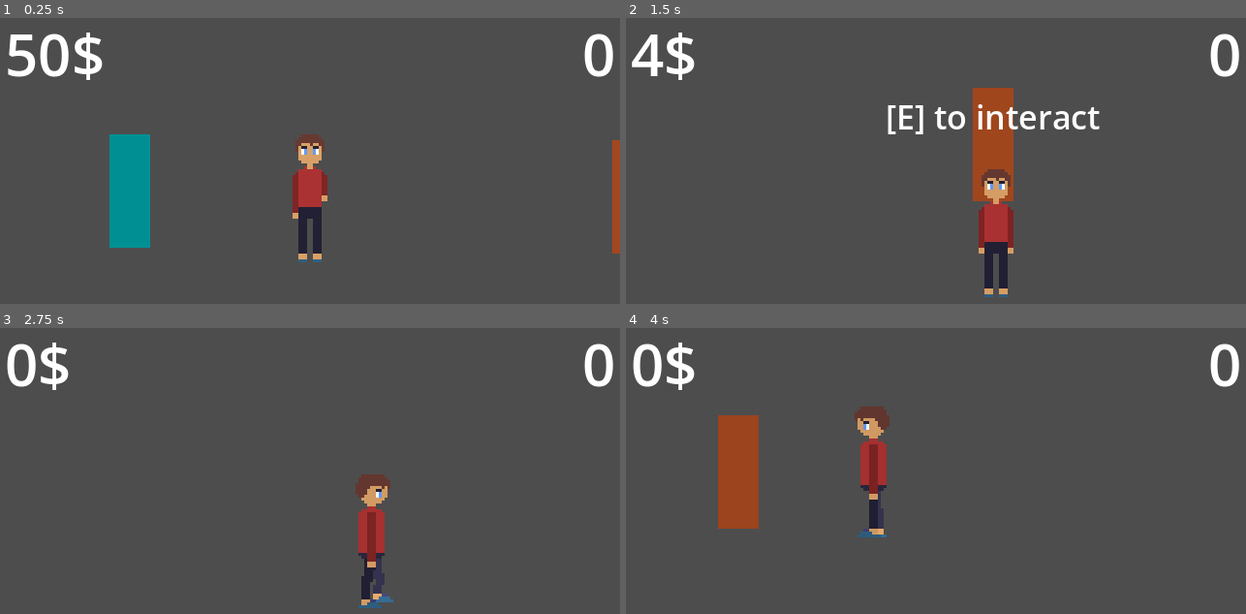
Above: before the commit, frames 1-4 (two rows, left to right).
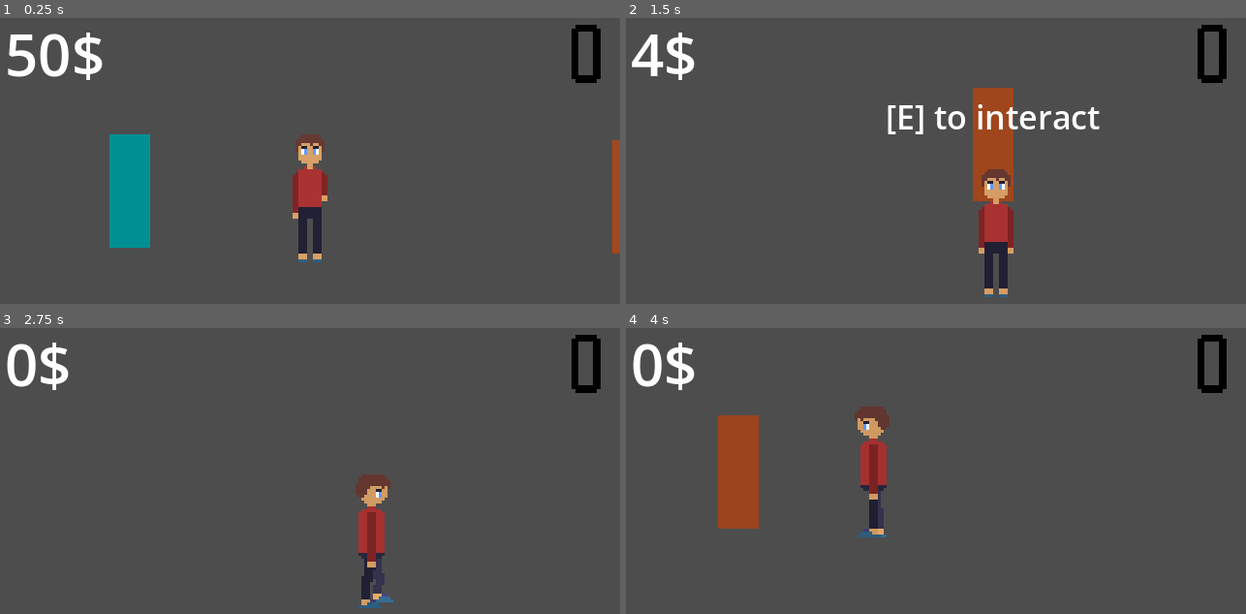
Above: after the commit, the same moments.

Repository: X-A-O-C/simmarket
Game: Godot game, scene res://scene/game.tscn
Same seed, same stepped clock (60 frames per second), same inputs: the game is played once before the commit and once after it.
Inputs:
- Up to frame 1 (0.25 s): no input
- Up to frame 2 (1.5 s): tap Enter at 0.5 s; hold D (right) 0.53-1.28 s; hold E (interact) 0.53-1.28 s; hold S (down) from 1.28 s (still down); tap Q at 1.35 s
- Up to frame 3 (2.75 s): release S (down) at 2.03 s; hold D (right) from 2.03 s (still down); hold E (interact) from 2.03 s (still down)
- Up to frame 4 (4 s): release D (right) at 2.78 s; release E (interact) at 2.78 s; hold W (up) 2.78-3.53 s; tap Q at 2.85 s; hold A (left) from 3.53 s (still down); hold E (interact) from 3.53 s (still down)

The runs differ from the first frame. In frame 1, 0.9% of the frame differs, in the area x 92-99%, y 2-23%; in frame 2, 0.9%; in frame 3, 0.9%; in frame 4, 0.9%.

Commit message:
added font and custom font sheet

Diff:
--- a/supermarket/scene/player.tscn
+++ b/supermarket/scene/player.tscn
@@ -2,6 +2,7 @@
 
 [ext_resource type="Script" uid="uid://ds0ilhwsbnqjn" path="res://scripts/player.gd" id="1_hjaqi"]
 [ext_resource type="Texture2D" uid="uid://c1qptagij30y5" path="res://image/men.png" id="2_fvtld"]
+[ext_resource type="FontFile" uid="uid://bcbu01b4v4ugd" path="res://image/font_sheet.png" id="3_fvtld"]
 
 [sub_resource type="RectangleShape2D" id="RectangleShape2D_jv1ba"]
 size = Vector2(12, 44)
@@ -260,6 +261,7 @@
 layout_mode = 2
 size_flags_horizontal = 10
 size_flags_vertical = 3
+theme_override_fonts/normal_font = ExtResource("3_fvtld")
 theme_override_font_sizes/normal_font_size = 60
 fit_content = true
 scroll_active = false
Not shown, added: supermarket/image/eggs.png.import
Binary file added: supermarket/image/font_sheet.png
Not shown, added: supermarket/image/font_sheet.png.import
Not shown, added: supermarket/image/milk.png.import
Binary file removed: supermarket/image/number-normal.png
Binary file removed: supermarket/image/number-small.png
Not shown, added: supermarket/image/pricetag.png.import
